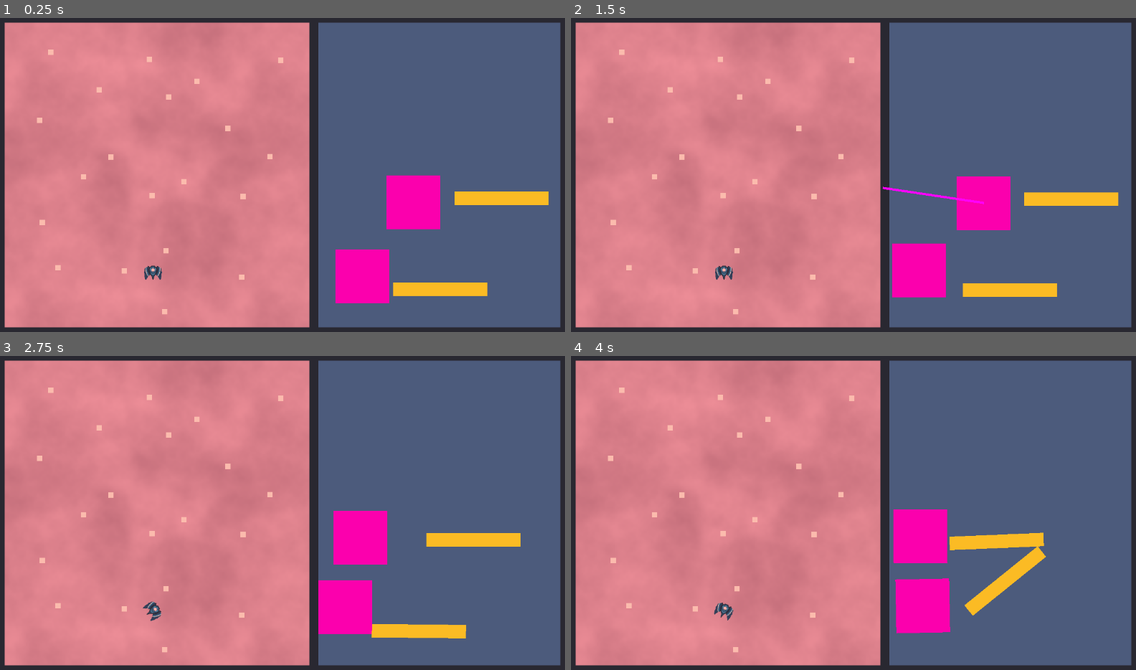
Above: before the commit, frames 1-4 (two rows, left to right).
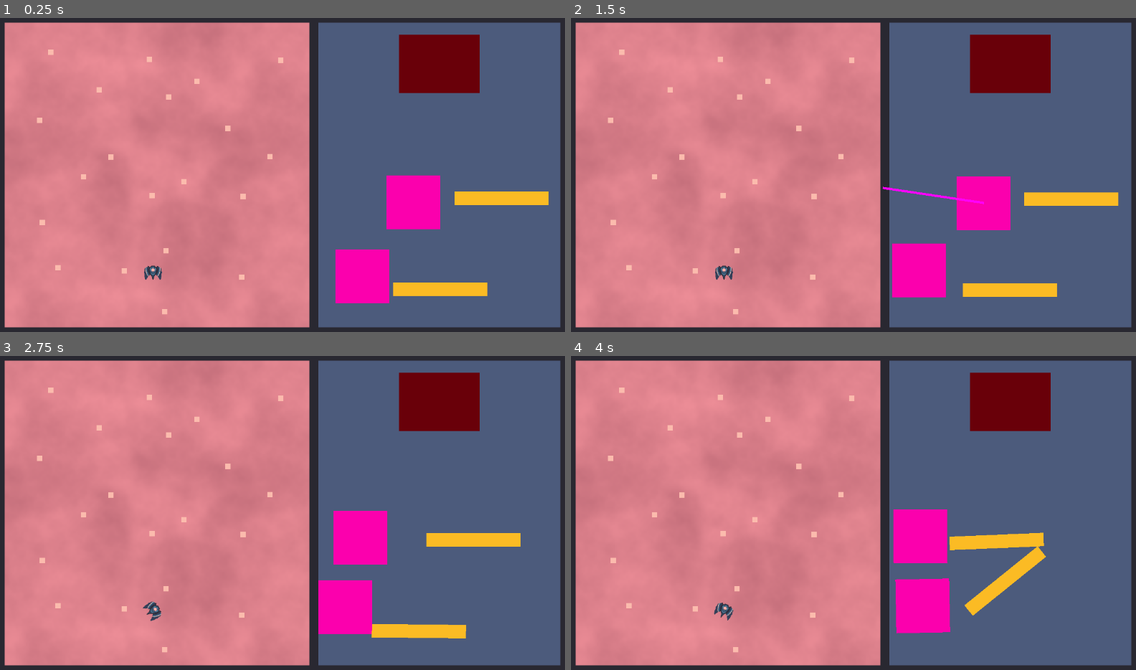
Above: after the commit, the same moments.

Repository: AstralStew/ProjectThornbury
Game: Godot game, scene res://Scenes/level.tscn
Two runs of this game, one before a commit and one after it. Both use one fixed random seed, a clock stepped at 60 frames per second and the inputs below.
Inputs (mouse positions are in pixels of both pictures, inside the frame that each line leads up to):
- Up to frame 1 (0.25 s): no input
- Up to frame 2 (1.5 s): drag from (932, 275) to (684, 156) at 0.52 s; drag from (983, 203) to (684, 156) at 1.27 s
- Up to frame 3 (2.75 s): move the mouse to (497, 538) at 2.02 s; hold D (MoveRight) from 2.03 s (still down); click (497, 538) at 2.17 s
- Up to frame 4 (4 s): release D (MoveRight) at 2.75 s; drag from (989, 632) to (655, 516) at 2.77 s; move the mouse to (1023, 560) at 3.52 s; hold A (MoveLeft) from 3.53 s (still down); click (1023, 560) at 3.67 s

The runs differ from the first frame. In frame 1, 2.7% of the frame differs, in the area x 70-85%, y 5-24%; in frame 2, 2.7%; in frame 3, 2.7%; in frame 4, 2.7%.

Commit message:
Working on Chute

Diff:
--- a/Scenes/InventoryPrefabs/item_a.tscn
+++ b/Scenes/InventoryPrefabs/item_a.tscn
@@ -7,6 +7,8 @@
 radius = 31.97
 
 [node name="ItemA" type="RigidBody2D" unique_id=1831535151]
+collision_layer = 256
+collision_mask = 768
 input_pickable = true
 can_sleep = false
 script = ExtResource("1_gdkm1")
--- a/Scenes/inventory.tscn
+++ b/Scenes/inventory.tscn
@@ -6,6 +6,9 @@
 [ext_resource type="PackedScene" uid="uid://d23b7v703vw2y" path="res://Scenes/InventoryPrefabs/item_a.tscn" id="3_0n8tc"]
 
 [sub_resource type="WorldBoundaryShape2D" id="WorldBoundaryShape2D_51e2h"]
+
+[sub_resource type="RectangleShape2D" id="RectangleShape2D_0n8tc"]
+size = Vector2(180, 130)
 
 [sub_resource type="RectangleShape2D" id="RectangleShape2D_tumq0"]
 size = Vector2(540, 680)
@@ -55,12 +58,16 @@
 [node name="BoundaryTop" type="StaticBody2D" parent="SubViewportContainer/SubViewport" unique_id=799551523]
 position = Vector2(265, 0)
 rotation = -3.1415925
+collision_layer = 512
+collision_mask = 0
 
 [node name="CollisionShape2D" type="CollisionShape2D" parent="SubViewportContainer/SubViewport/BoundaryTop" unique_id=1257795425]
 shape = SubResource("WorldBoundaryShape2D_51e2h")
 
 [node name="BoundaryBottom" type="StaticBody2D" parent="SubViewportContainer/SubViewport" unique_id=881463654]
 position = Vector2(265, 680)
+collision_layer = 512
+collision_mask = 0
 
 [node name="CollisionShape2D" type="CollisionShape2D" parent="SubViewportContainer/SubViewport/BoundaryBottom" unique_id=1378531015]
 shape = SubResource("WorldBoundaryShape2D_51e2h")
@@ -68,6 +75,8 @@
 [node name="BoundaryLeft" type="StaticBody2D" parent="SubViewportContainer/SubViewport" unique_id=1668904604]
 position = Vector2(0, 320)
 rotation = 1.5707964
+collision_layer = 512
+collision_mask = 0
 
 [node name="CollisionShape2D" type="CollisionShape2D" parent="SubViewportContainer/SubViewport/BoundaryLeft" unique_id=211440190]
 shape = SubResource("WorldBoundaryShape2D_51e2h")
@@ -75,12 +84,43 @@
 [node name="BoundaryRight" type="StaticBody2D" parent="SubViewportContainer/SubViewport" unique_id=1623602192]
 position = Vector2(540, 320)
 rotation = -1.5707964
+collision_layer = 512
+collision_mask = 0
 
 [node name="CollisionShape2D" type="CollisionShape2D" parent="SubViewportContainer/SubViewport/BoundaryRight" unique_id=572296364]
 shape = SubResource("WorldBoundaryShape2D_51e2h")
 
+[node name="Chute" type="Area2D" parent="SubViewportContainer/SubViewport" unique_id=1174495063]
+position = Vector2(270, 92)
+collision_layer = 1024
+collision_mask = 256
+monitorable = false
+linear_damp_space_override = 3
+linear_damp = 100.0
+
+[node name="Chute" type="ColorRect" parent="SubViewportContainer/SubViewport/Chute" unique_id=1497257672]
+anchors_preset = 15
+anchor_right = 1.0
+anchor_bottom = 1.0
+offset_left = -90.0
+offset_top = -65.0
+offset_right = 90.0
+offset_bottom = 65.0
+grow_horizontal = 2
+grow_vertical = 2
+pivot_offset_ratio = Vector2(0.5, 0.5)
+mouse_filter = 2
+color = Color(0.4117647, 0, 0.03529412, 1)
+
+[node name="CollisionShape2D" type="CollisionShape2D" parent="SubViewportContainer/SubViewport/Chute" unique_id=1113201749]
+shape = SubResource("RectangleShape2D_0n8tc")
+
 [node name="BootArea" type="Area2D" parent="SubViewportContainer/SubViewport" unique_id=1927072519]
-position = Vector2(271, 340)
+position = Vector2(270, 340)
+collision_layer = 0
+collision_mask = 256
+monitoring = false
+monitorable = false
 gravity_space_override = 1
 gravity_point_center = Vector2(0, 0)
 gravity_direction = Vector2(0, 0)
@@ -99,6 +139,8 @@
 
 [node name="RigidBody2D5" type="RigidBody2D" parent="SubViewportContainer/SubViewport/ItemHolder" unique_id=16949964]
 position = Vector2(-173, 226)
+collision_layer = 256
+collision_mask = 768
 input_pickable = true
 mass = 4.0
 gravity_scale = 0.69
@@ -127,6 +169,8 @@
 
 [node name="RigidBody2D6" type="RigidBody2D" parent="SubViewportContainer/SubViewport/ItemHolder" unique_id=831221951]
 position = Vector2(-59, 61)
+collision_layer = 256
+collision_mask = 768
 input_pickable = true
 mass = 4.0
 gravity_scale = 0.69
@@ -155,6 +199,8 @@
 
 [node name="RigidBody2D7" type="RigidBody2D" parent="SubViewportContainer/SubViewport/ItemHolder" unique_id=1670769929]
 position = Vector2(201, 59)
+collision_layer = 256
+collision_mask = 768
 input_pickable = true
 mass = 0.5
 can_sleep = false
@@ -182,6 +228,8 @@
 
 [node name="RigidBody2D8" type="RigidBody2D" parent="SubViewportContainer/SubViewport/ItemHolder" unique_id=425117308]
 position = Vector2(64, 262)
+collision_layer = 256
+collision_mask = 768
 input_pickable = true
 mass = 0.5
 can_sleep = false
--- a/Scenes/outside.tscn
+++ b/Scenes/outside.tscn
@@ -377,14 +377,6 @@
 [node name="CollisionShape2D" type="CollisionShape2D" parent="SubViewportContainer/SubViewport/Collectables/Collectable15" unique_id=1450102307]
 shape = SubResource("RectangleShape2D_dxilr")
 
-[node name="Collectable16" type="Area2D" parent="SubViewportContainer/SubViewport/Collectables" unique_id=1592754151]
-position = Vector2(444, 477)
-script = ExtResource("3_ao2d0")
-metadata/_custom_type_script = "uid://bu7nan430podd"
-
-[node name="CollisionShape2D" type="CollisionShape2D" parent="SubViewportContainer/SubViewport/Collectables/Collectable16" unique_id=1698076322]
-shape = SubResource("RectangleShape2D_dxilr")
-
 [node name="Collectable17" type="Area2D" parent="SubViewportContainer/SubViewport/Collectables" unique_id=233603061]
 position = Vector2(529, 568)
 script = ExtResource("3_ao2d0")
@@ -497,7 +489,7 @@
 region_rect = Rect2(90, 5, 40, 33)
 
 [node name="CollisionShape2D" type="CollisionShape2D" parent="SubViewportContainer/SubViewport/Ship" unique_id=470645661]
-position = Vector2(0, 4)
+position = Vector2(0, -3)
 rotation = 1.5707964
 shape = SubResource("CapsuleShape2D_tumq0")
 
@@ -515,7 +507,6 @@
 [connection signal="body_entered" from="SubViewportContainer/SubViewport/Collectables/Collectable13" to="SubViewportContainer/SubViewport/Collectables/Collectable13" method="_on_body_entered"]
 [connection signal="body_entered" from="SubViewportContainer/SubViewport/Collectables/Collectable14" to="SubViewportContainer/SubViewport/Collectables/Collectable14" method="_on_body_entered"]
 [connection signal="body_entered" from="SubViewportContainer/SubViewport/Collectables/Collectable15" to="SubViewportContainer/SubViewport/Collectables/Collectable15" method="_on_body_entered"]
-[connection signal="body_entered" from="SubViewportContainer/SubViewport/Collectables/Collectable16" to="SubViewportContainer/SubViewport/Collectables/Collectable16" method="_on_body_entered"]
 [connection signal="body_entered" from="SubViewportContainer/SubViewport/Collectables/Collectable17" to="SubViewportContainer/SubViewport/Collectables/Collectable17" method="_on_body_entered"]
 [connection signal="body_entered" from="SubViewportContainer/SubViewport/Collectables/Collectable18" to="SubViewportContainer/SubViewport/Collectables/Collectable18" method="_on_body_entered"]
 [connection signal="body_entered" from="SubViewportContainer/SubViewport/Collectables/Collectable19" to="SubViewportContainer/SubViewport/Collectables/Collectable19" method="_on_body_entered"]
--- /dev/null
+++ b/Scripts/Chute.gd
@@ -0,0 +1,45 @@
+class_name Chute extends Area2D
+
+
+@export var ship_force : Vector2 = Vector2(1,1)
+
+@export var random_force : float = 1.0
+
+@export_category("READ ONLY")
+
+@export var ship_direction : Vector2 = Vector2.ZERO
+
+var _direction : Vector2 = Vector2.ZERO
+@export var direction : Vector2 = Vector2.ZERO:
+	get: return _direction
+	set(value): _direction = value.normalized()
+
+@export_range(0,1000,1.0,"or_greater") var force : float = 0.0
+
+
+var _random_direction : Vector2 = Vector2.ZERO
+
+
+func _physics_process(delta: float) -> void:
+	_get_ship_speed()
+	_add_random()
+	_apply_forces()
+
+func _get_ship_speed() -> void:
+
+	ship_direction = Vector2(
+		-Ship.instance.proportional_speed.x * ship_force.x,
+		Ship.instance.proportional_speed.y * ship_force.y
+	)
+
+func _add_random() -> void:
+	_random_direction = (_random_direction + Vector2(remap(randf(),0,1,-1,1),remap(randf(),0,1,-1,1))).normalized()
+
+func _apply_forces() -> void:
+
+	if ship_direction:
+		gravity_direction = ship_direction + (_random_direction * random_force)
+	else:
+		gravity_direction = _direction + (_random_direction * random_force)
+
+	gravity = force
--- a/Scripts/InventoryManager.gd
+++ b/Scripts/InventoryManager.gd
@@ -34,11 +34,11 @@
 			_prefab = item_C_prefab
 			_name = "<ItemC>"
 
-	var _new_scene = _prefab.instantiate() as RigidBody2D
+	var _new_scene = _prefab.instantiate()
 	item_holder.add_child(_new_scene)
 	_new_scene.name = _name
 	_new_scene.position = Vector2.ZERO
-	_new_scene.linear_velocity = Vector2(remap(randf(),0,1,-1,1),remap(randf(),0,1,-1,1)).normalized() * 30
+	_new_scene.set_deferred("linear_velocity",Vector2(remap(randf(),0,1,-1,1),remap(randf(),0,1,-1,1)).normalized() * 30)
 
 
 static func dragging(_object:RigidBody2D,_click_pos:Vector2) -> void:
--- a/project.godot
+++ b/project.godot
@@ -52,6 +52,15 @@
 ]
 }
 
+[layer_names]
+
+2d_physics/layer_1="Player"
+2d_physics/layer_5="Obstacles"
+2d_physics/layer_9="Items"
+2d_physics/layer_10="ItemHolder"
+2d_physics/layer_11="Chute"
+2d_physics/layer_13="Obstacles"
+
 [physics]
 
 3d/physics_engine="Jolt Physics"
Not shown, added: Scripts/Chute.gd.uid
